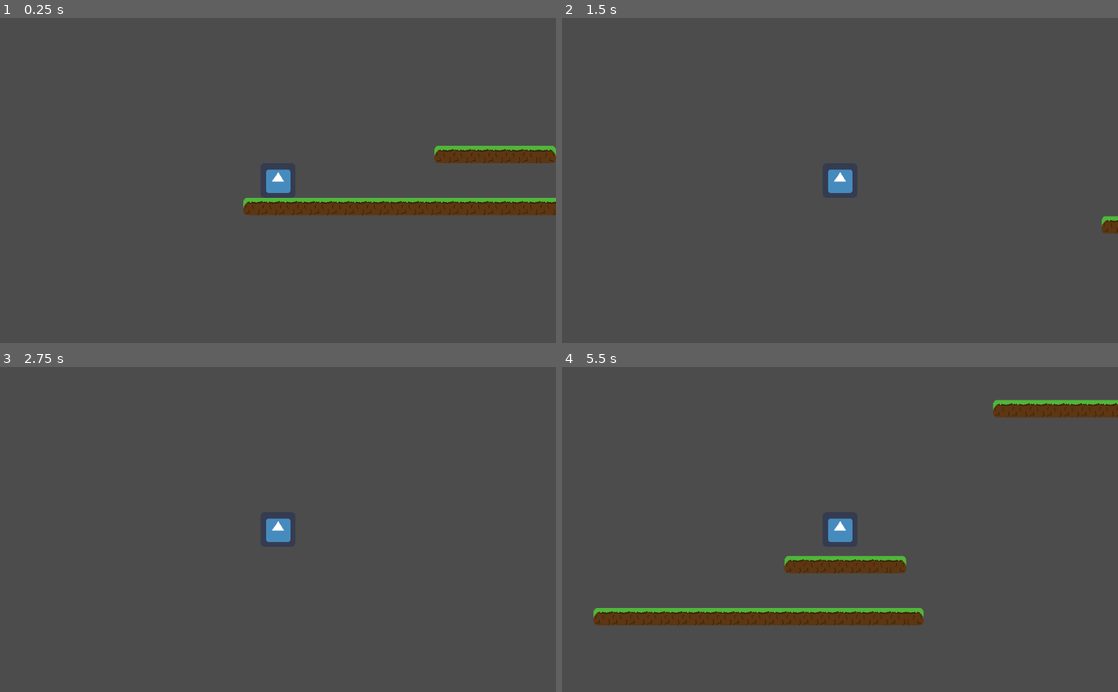
Above: before the commit, frames 1-4 (two rows, left to right).
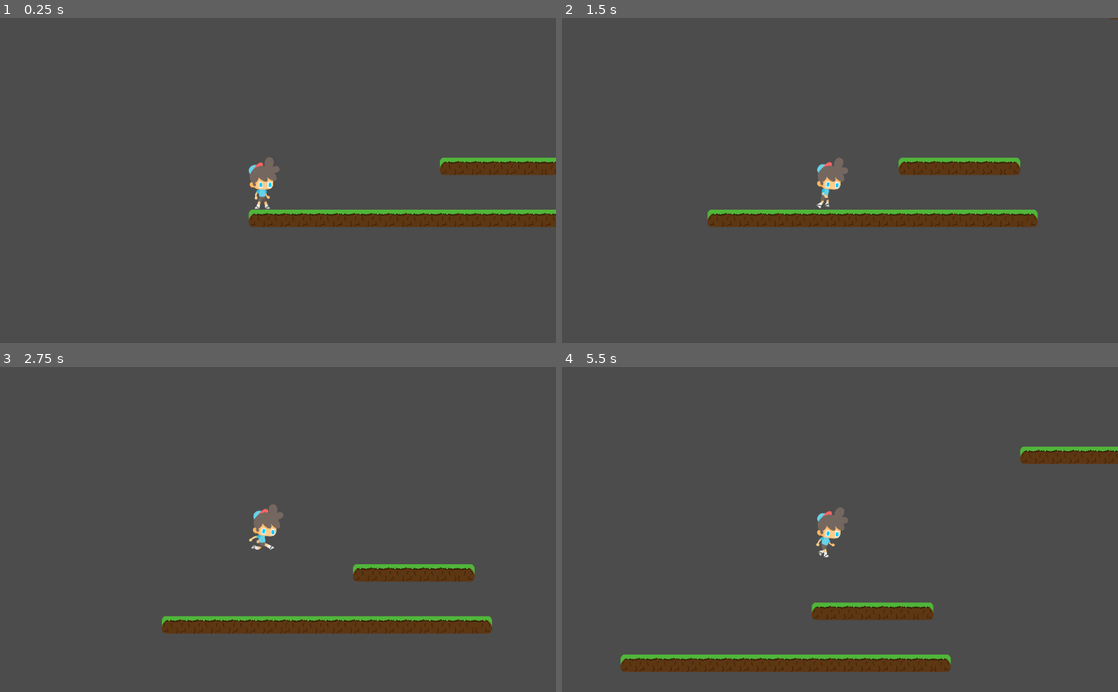
Above: after the commit, the same moments.

Repository: Boyquotes/first-godot-game-1
Game: Godot game, scene res://World.tscn
Same seed, same stepped clock (60 frames per second), same inputs: the game is played once before the commit and once after it. The engine's default icon, where the game draws it, is replaced by a stand-in: a white triangle on a blue panel in a dark square.
Inputs:
- Up to frame 1 (0.25 s): no input
- Up to frame 2 (1.5 s): tap Enter at 0.5 s; hold Up (ui_up) 0.53-1.28 s; hold Right (ui_right) from 0.53 s (still down); tap Up (ui_up) at 1.35 s
- Up to frame 3 (2.75 s): tap Up (ui_up) at 1.52, 1.82 s; release Right (ui_right) at 2.03 s; hold Left (ui_left) from 2.03 s (still down); hold Up (ui_up) from 2.03 s (still down)
- Up to frame 4 (5.5 s): release Left (ui_left) at 2.78 s; release Up (ui_up) at 2.78 s; hold Right (ui_right) 2.78-4.28 s; tap Up (ui_up) at 2.85, 3.02, 3.32, 4.35, 4.52, 4.82 s; hold Up (ui_up) 3.53-4.28 s; hold Left (ui_left) 4.28-5.03 s; hold Right (ui_right) from 5.03 s (still down); hold Up (ui_up) from 5.03 s (still down)

The runs differ from the first frame. In frame 1, 7.5% of the frame differs, in the area x 43-100%, y 39-65%; in frame 2, 5.1%; in frame 3, 5.0%; in frame 4, 10%, in the area x 5-100%, y 10-94%.

Commit message:
Alteracoes no player

Diff:
--- a/Player.gd
+++ b/Player.gd
@@ -5,7 +5,7 @@
 const UP = Vector2(0, -1)
 const GRAVITY = 20
 const SPEED = 200
-const JUMP_HEIGHT = -1000
+const JUMP_HEIGHT = -550
 
 func _physics_process(delta):
 
@@ -13,13 +13,16 @@
 
 	if(Input.is_action_pressed("ui_right")):
 		motion.x = SPEED
+		$AnimatedSprite.play("Run")
 	elif(Input.is_action_pressed("ui_left")):
 		motion.x = -SPEED
 	else:
 		motion.x = 0
+		$AnimatedSprite.play("Idle")
 
 	if(is_on_floor()):
 		if(Input.is_action_pressed("ui_up")):
 			motion.y = JUMP_HEIGHT
+			$AnimatedSprite.play("Jump")
 
 	motion = move_and_slide(motion, UP)
--- a/World.tscn
+++ b/World.tscn
@@ -1,32 +1,70 @@
-[gd_scene load_steps=5 format=2]
+[gd_scene load_steps=19 format=2]
 
-[ext_resource path="res://icon.png" type="Texture" id=1]
+[ext_resource path="res://Player/Idle (1).png" type="Texture" id=1]
 [ext_resource path="res://Player.gd" type="Script" id=2]
 [ext_resource path="res://Grama.tres" type="TileSet" id=3]
+[ext_resource path="res://Player/Run (1).png" type="Texture" id=4]
+[ext_resource path="res://Player/Run (12).png" type="Texture" id=5]
+[ext_resource path="res://Player/Run (5).png" type="Texture" id=6]
+[ext_resource path="res://Player/Run (7).png" type="Texture" id=7]
+[ext_resource path="res://Player/Run (8).png" type="Texture" id=8]
+[ext_resource path="res://Player/Run (9).png" type="Texture" id=9]
+[ext_resource path="res://Player/Run (15).png" type="Texture" id=10]
+[ext_resource path="res://Player/Run (6).png" type="Texture" id=11]
+[ext_resource path="res://Player/Run (14).png" type="Texture" id=12]
+[ext_resource path="res://Player/Run (13).png" type="Texture" id=13]
+[ext_resource path="res://Player/Run (10).png" type="Texture" id=14]
+[ext_resource path="res://Player/Run (11).png" type="Texture" id=15]
+[ext_resource path="res://Player/Jump (12).png" type="Texture" id=16]
 
-[sub_resource type="RectangleShape2D" id=1]
-extents = Vector2( 32, 32 )
+[sub_resource type="SpriteFrames" id=1]
+animations = [ {
+"frames": [ ExtResource( 16 ) ],
+"loop": true,
+"name": "Jump",
+"speed": 5.0
+}, {
+"frames": [ ExtResource( 1 ) ],
+"loop": true,
+"name": "Idle",
+"speed": 5.0
+}, {
+"frames": [ ExtResource( 4 ), ExtResource( 6 ), ExtResource( 11 ), ExtResource( 7 ), ExtResource( 8 ), ExtResource( 9 ), ExtResource( 14 ), ExtResource( 15 ), ExtResource( 5 ), ExtResource( 13 ), ExtResource( 12 ), ExtResource( 10 ) ],
+"loop": true,
+"name": "Run",
+"speed": 20.0
+} ]
+
+[sub_resource type="CapsuleShape2D" id=2]
+radius = 23.8916
+height = 49.7684
 
 [node name="World" type="Node"]
 
 [node name="Player" type="KinematicBody2D" parent="."]
-position = Vector2( 256, 544 )
+position = Vector2( 245.829, 522.291 )
 script = ExtResource( 2 )
 __meta__ = {
 "_edit_group_": true
 }
 
-[node name="Sprite" type="Sprite" parent="Player"]
-texture = ExtResource( 1 )
-
-[node name="Shape" type="CollisionShape2D" parent="Player"]
-shape = SubResource( 1 )
-
 [node name="Camera2D" type="Camera2D" parent="Player"]
 current = true
+
+[node name="AnimatedSprite" type="AnimatedSprite" parent="Player"]
+position = Vector2( 5.76001, 8.46851 )
+scale = Vector2( 0.2, 0.2 )
+frames = SubResource( 1 )
+animation = "Jump"
+
+[node name="CollisionShape2D" type="CollisionShape2D" parent="Player"]
+position = Vector2( -23.4264, 4.8739 )
+shape = SubResource( 2 )
 
 [node name="TileMap" type="TileMap" parent="."]
 tile_set = ExtResource( 3 )
 cell_size = Vector2( 32, 32 )
 format = 1
 tile_data = PoolIntArray( 393245, 0, 0, 393246, 1, 0, 393247, 1, 0, 393248, 1, 0, 393249, 1, 0, 393250, 1, 0, 393251, 1 …(444 unchanged characters)…
+
+[node name="ParallaxLayer" type="ParallaxLayer" parent="."]
Binary file added: Player/Dead (1).png
Not shown, added: Player/Dead (1).png.import
Binary file added: Player/Dead (10).png
Not shown, added: Player/Dead (10).png.import
Binary file added: Player/Dead (11).png
Not shown, added: Player/Dead (11).png.import
Binary file added: Player/Dead (12).png
Not shown, added: Player/Dead (12).png.import
Binary file added: Player/Dead (13).png
Not shown, added: Player/Dead (13).png.import
Binary file added: Player/Dead (14).png
Not shown, added: Player/Dead (14).png.import
(and 139 more such lines)
